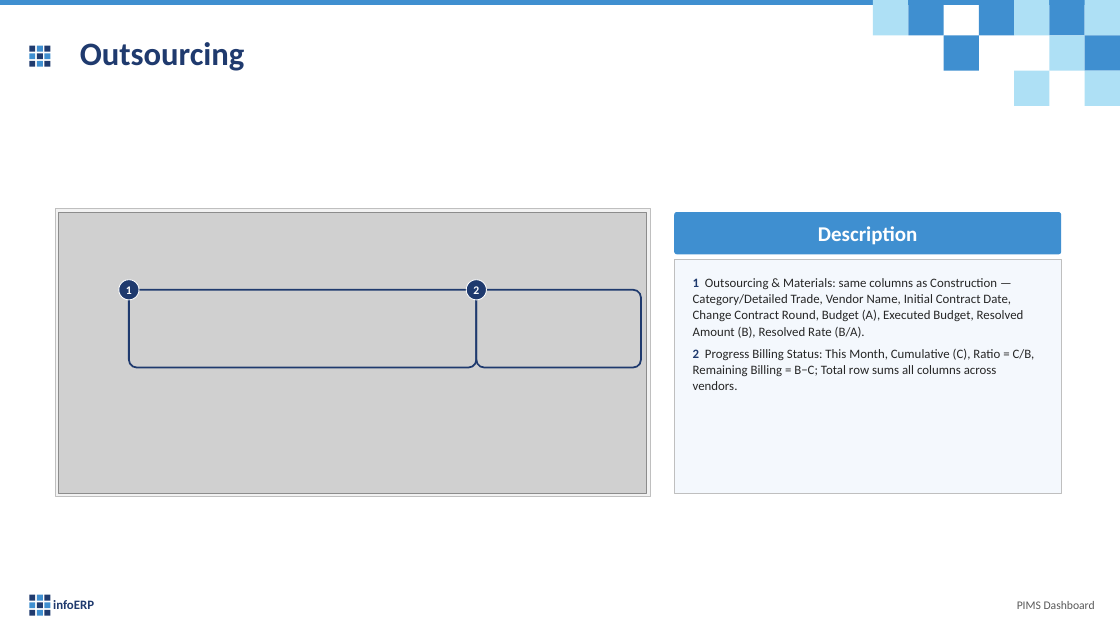
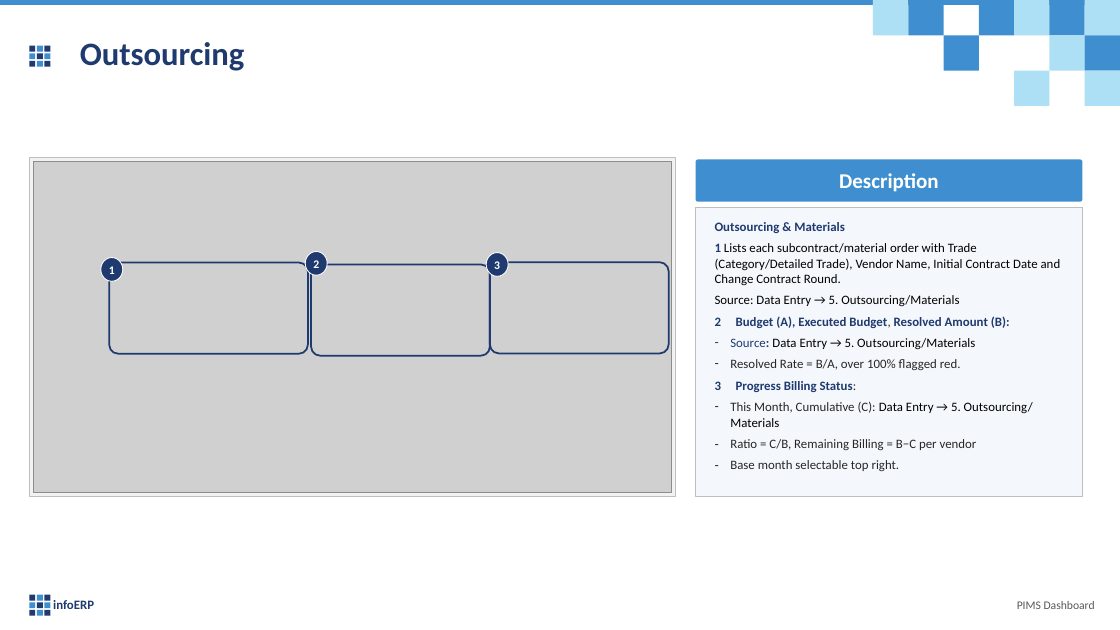
Before and after one commit to truongCLT/PIMS-DASHBOARD, a slide deck: slide 35 of docs/PIMS_Dashboard_User_Guide_Condensed.pptx (slide 32 before the commit). Drawn at 1120x630 pixels with LibreOffice and Linux fonts; fonts in the diff are those of the drawing; grey boxes stand for pictures. Boxes give left, top, right and bottom in pixels: in the first picture for what was removed or moved away, otherwise in the second. Text is boxed around its words. In the diff, an @@ line names an element or a change of style, - is before the commit and + after.

```diff
--- a/docs/PIMS_Dashboard_User_Guide_Condensed.pptx
+++ b/docs/PIMS_Dashboard_User_Guide_Condensed.pptx
@@ rectangle: place and size @@
-rectangle at [55,208,650,497]
+rectangle at [29,158,676,497]
@@ picture: place and size @@
-picture at [59,212,647,493]
+picture at [33,162,671,492]
@@ rounded rectangle "Description": place and size @@
-rounded rectangle "Description" at [675,212,1062,254]
+rounded rectangle "Description" at [696,160,1083,202]
@@ rectangle: place and size @@
-rectangle at [675,260,1062,493]
+rectangle at [696,208,1083,497]
@@ text at [715,222,1061,471]: text changed; text colour #262626 to #000000 @@
-1 Outsourcing & Materials: same columns as Construction — Category/Detailed Trade, Vendor Name, Initial Contract Date, Change Contract Round, Budget (A), Executed Budget, Resolved Amount (B), Resolved Rate (B/A).
-2 Progress Billing Status: This Month, Cumulative (C), Ratio = C/B, Remaining Billing = B−C; Total row sums all columns across vendors.
+Outsourcing & Materials
+1 Lists each subcontract/material order with Trade (Category/Detailed Trade), Vendor Name, Initial Contract Date and Change Contract Round.
+Source: Data Entry → 5. Outsourcing/Materials
+2 Budget (A), Executed Budget, Resolved Amount (B):
+– Source: Data Entry → 5. Outsourcing/Materials
+– Resolved Rate = B/A, over 100% flagged red.
+3 Progress Billing Status:
+– This Month, Cumulative (C): Data Entry → 5. Outsourcing/ Materials
+– Ratio = C/B, Remaining Billing = B−C per vendor
+– Base month selectable top right.
@@ ellipse "1": place and size @@
-ellipse "1" at [118,280,139,300]
+ellipse "1" at [101,258,123,281]
@@ rounded rectangle: place and size @@
-rounded rectangle at [129,290,476,368]
+rounded rectangle at [109,263,308,355]
@@ ellipse "2": place and size @@
-ellipse "2" at [466,280,486,300]
+ellipse "2" at [305,251,327,275]
@@ rounded rectangle: place and size @@
-rounded rectangle at [476,290,641,368]
+rounded rectangle at [311,265,490,356]
@@ ellipse added at [486,253,508,276], fill #1F3A6E, outline #FFFFFF 0.75 pt, 10 pt, text #FFFFFF, bold @@
+3
@@ rounded rectangle added at [490,262,669,354], outline #1F3A6E 1.5 pt @@
```
Also in this commit, not shown: 36 other slides changed, 4 slides added, 1 slide removed, 7 other files.
